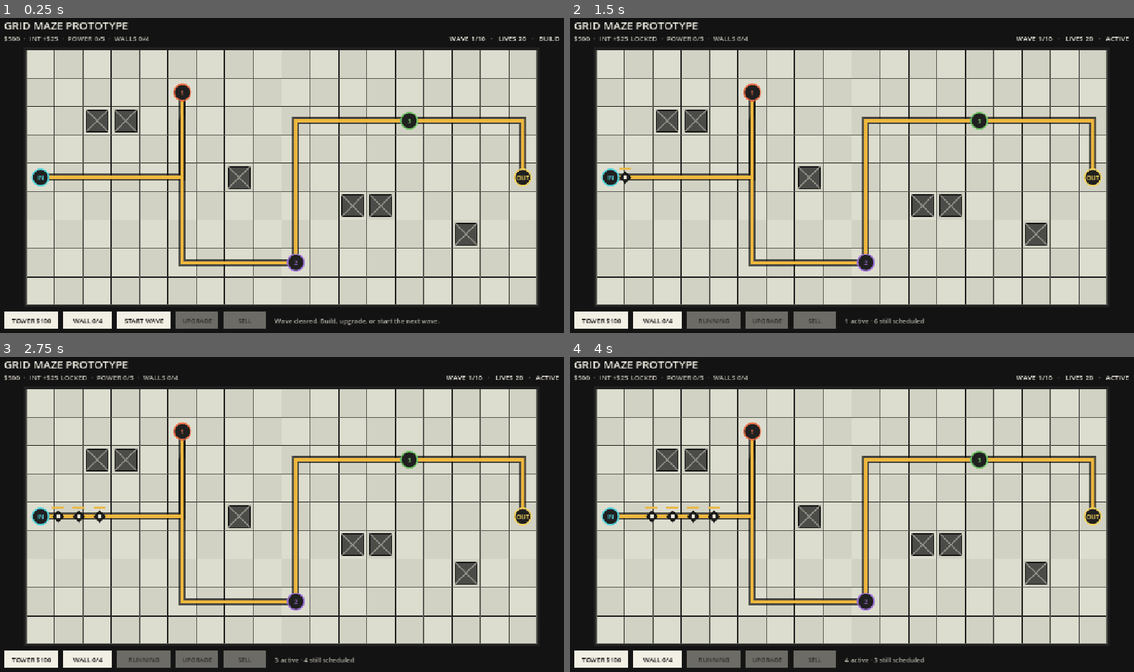
Above: before the commit, frames 1-4 (two rows, left to right).
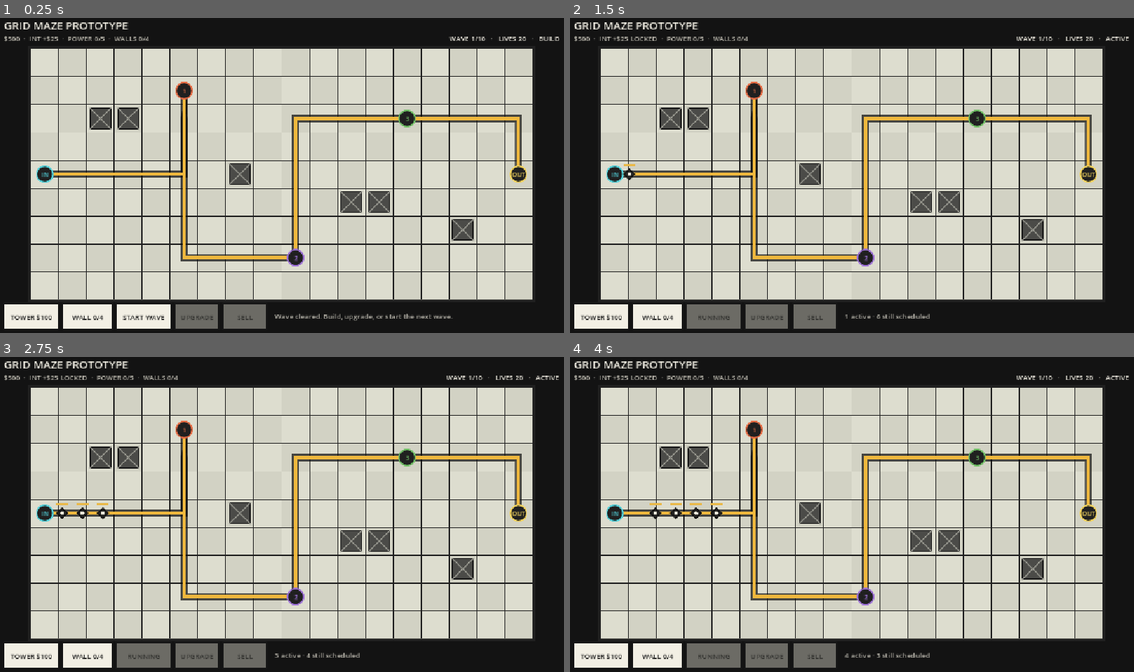
Above: after the commit, the same moments.

Repository: tstover91/Towerdefense
Game: Godot game, scene res://prototype/prototype_main.tscn
Same seed, same stepped clock (60 frames per second), same inputs: the game is played once before the commit and once after it.
Inputs (mouse positions are in pixels of both pictures, inside the frame that each line leads up to):
- Up to frame 1 (0.25 s): no input
- Up to frame 2 (1.5 s): tap Enter at 0.5 s; move the mouse to (976, 159) at 0.52 s; click (976, 159) at 0.67 s; tap Space at 0.77 s; drag from (739, 191) to (823, 241) at 1.27 s
- Up to frame 3 (2.75 s): move the mouse to (338, 445) at 2.02 s; click (338, 445) at 2.17 s
- Up to frame 4 (4 s): drag from (823, 580) to (677, 467) at 2.77 s; move the mouse to (1021, 564) at 3.52 s; click (1021, 564) at 3.67 s; tap Space at 3.77 s

The runs differ from the first frame. In frame 1, 18% of the frame differs, in the area x 0-96%, y 9-98%; in frame 2, 18%; in frame 3, 18%; in frame 4, 18%.

Commit message:
Fix mobile placement taps and enlarge controls

Diff:
--- a/prototype/prototype_grid_board.gd
+++ b/prototype/prototype_grid_board.gd
@@ -11,11 +11,11 @@
 const GRID_SIZE := Vector2i(18, 9)
 const GRID_MARGIN := 18.0
 const TOP_UI_HEIGHT := 68.0
-const BOTTOM_UI_HEIGHT := 62.0
+const BOTTOM_UI_HEIGHT := 76.0
 const COMPACT_TOP_UI_HEIGHT := 52.0
-const COMPACT_BOTTOM_UI_HEIGHT := 50.0
+const COMPACT_BOTTOM_UI_HEIGHT := 68.0
 const WAVE_REWARD_MESSAGE_DURATION_MSEC := 3500
-const PLACEMENT_DRAG_THRESHOLD := 12.0
+const PLACEMENT_DRAG_THRESHOLD := 18.0
 const PLACEMENT_FINGER_OFFSET_CELLS := 0.85
 
 enum PlacementMode {
@@ -437,11 +437,11 @@
 		)
 	draw_string(
 		title_font,
-		Vector2(info_x, start_button_rect.position.y + 25.0),
+		Vector2(info_x, start_button_rect.get_center().y + 5.0),
 		displayed_status,
 		HORIZONTAL_ALIGNMENT_LEFT,
 		info_width,
-		13,
+		14,
 		COLOR_MUTED_TEXT
 	)
 
@@ -452,7 +452,7 @@
 	draw_rect(rect, fill_color, true)
 	draw_rect(rect, COLOR_TOWER_BORDER, false, 3.0)
 	var text_size := title_font.get_string_size(
-		label, HORIZONTAL_ALIGNMENT_LEFT, -1.0, 13
+		label, HORIZONTAL_ALIGNMENT_LEFT, -1.0, 14
 	)
 	draw_string(
 		title_font,
@@ -460,7 +460,7 @@
 		label,
 		HORIZONTAL_ALIGNMENT_LEFT,
 		-1.0,
-		13,
+		14,
 		label_color
 	)
 
@@ -668,12 +668,12 @@
 func _handle_drag_motion(screen_position: Vector2, pointer_index: int) -> void:
 	if not placement_drag_armed or pointer_index != placement_pointer_index:
 		return
-	if (
-		placement_mode != PlacementMode.DRAGGING
-		and screen_position.distance_to(placement_press_position)
-		< PLACEMENT_DRAG_THRESHOLD
-	):
-		return
+	if placement_mode != PlacementMode.DRAGGING:
+		var source_button := _get_active_placement_button_rect()
+		if source_button.grow(8.0).has_point(screen_position):
+			return
+		if screen_position.distance_to(placement_press_position) < PLACEMENT_DRAG_THRESHOLD:
+			return
 	placement_mode = PlacementMode.DRAGGING
 	precision_cell = Vector2i(-1, -1)
 	placement_drag_over_cancel = (
@@ -684,6 +684,10 @@
 		return
 	var preview_position := screen_position + Vector2.UP * cell_size * PLACEMENT_FINGER_OFFSET_CELLS
 	_update_preview(_screen_to_cell(preview_position))
+
+
+func _get_active_placement_button_rect() -> Rect2:
+	return wall_button_rect if placement_kind == BUILD_WALL else build_button_rect
 
 
 func _finish_placement_drag(screen_position: Vector2) -> void:
@@ -1098,8 +1102,8 @@
 			+ maxf((available_height - board_size.y) * 0.5, 0.0)
 		)
 	)
-	var footer_y := board_origin.y + board_size.y + 12.0
-	var button_height := 32.0 if compact_layout else 38.0
+	var footer_y := board_origin.y + board_size.y + 8.0
+	var button_height := 48.0 if compact_layout else 52.0
 	build_button_rect = Rect2(
 		safe_view_rect.position.x + GRID_MARGIN,
 		footer_y,
--- a/tools/prototype_combat_integration_smoke.gd
+++ b/tools/prototype_combat_integration_smoke.gd
@@ -18,6 +18,15 @@
 	await process_frame
 	var board: Node2D = game.get_node("GridBoard")
 	board.enemy_resolved.connect(_on_enemy_resolved)
+	var button_center: Vector2 = board.build_button_rect.get_center()
+	board._begin_precision_placement()
+	board._arm_placement_drag(button_center, 0)
+	var touch_jitter := button_center + Vector2(14.0, 0.0)
+	board._handle_drag_motion(touch_jitter, 0)
+	_assert(int(board.placement_mode) == 1, "touch jitter on the button remains a precision tap")
+	board._finish_placement_drag(touch_jitter)
+	_assert(int(board.placement_mode) == 1, "releasing a jittered tap does not cancel placement")
+	board._cancel_placement()
 	var original_route: Array[Vector2i] = board.displayed_route.duplicate()
 	var tower_cell: Vector2i = original_route[1]
 	board._handle_screen_press(board.build_button_rect.get_center())
--- a/tools/prototype_layout_smoke.gd
+++ b/tools/prototype_layout_smoke.gd
@@ -45,6 +45,11 @@
 			"%s keeps the wall control inside the safe viewport" % viewport_size
 		)
 		_assert(
+			board.build_button_rect.size.y >= 48.0
+			and board.wall_button_rect.size.y >= 48.0,
+			"%s gives build controls mobile-sized touch targets" % viewport_size
+		)
+		_assert(
 			board.safe_view_rect.encloses(board.start_button_rect),
 			"%s keeps the start control inside the safe viewport" % viewport_size
 		)
